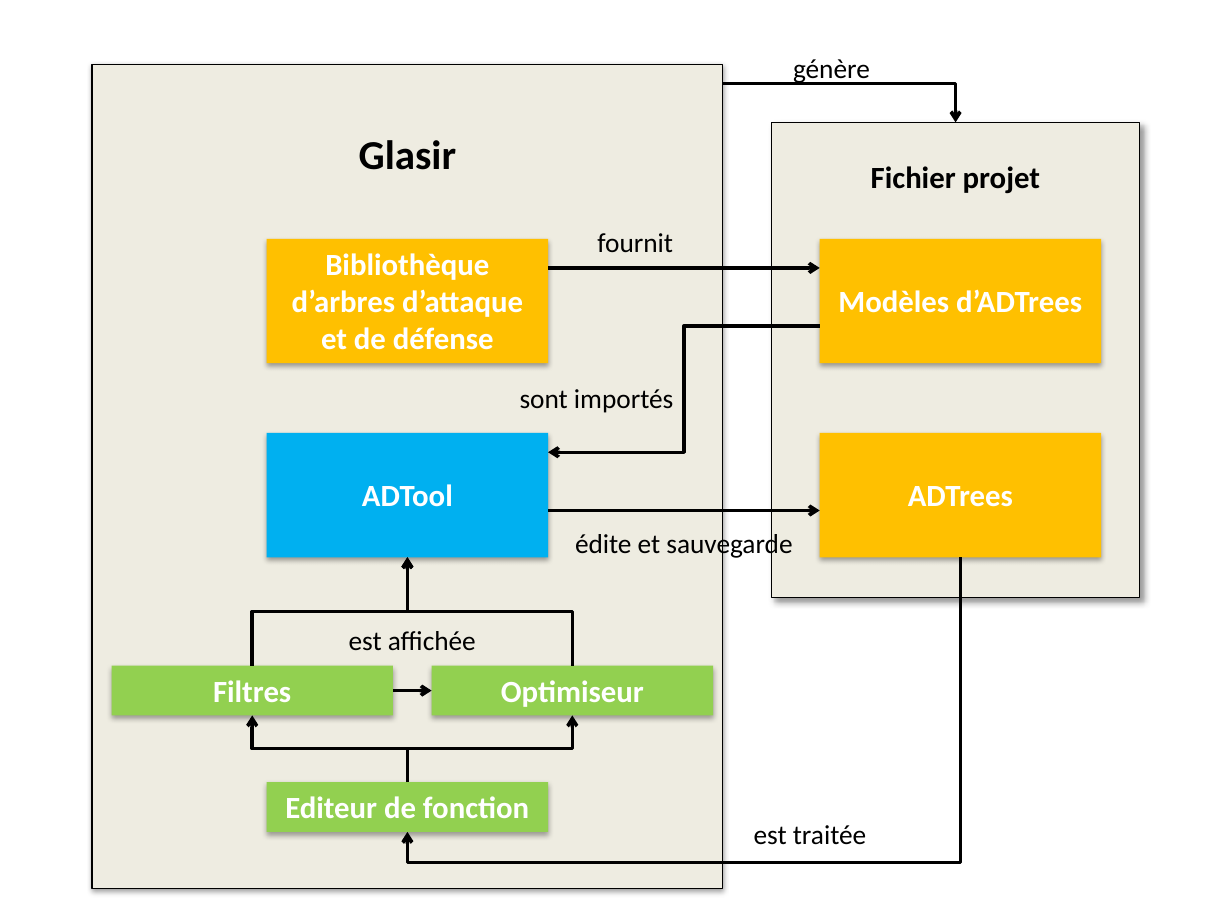
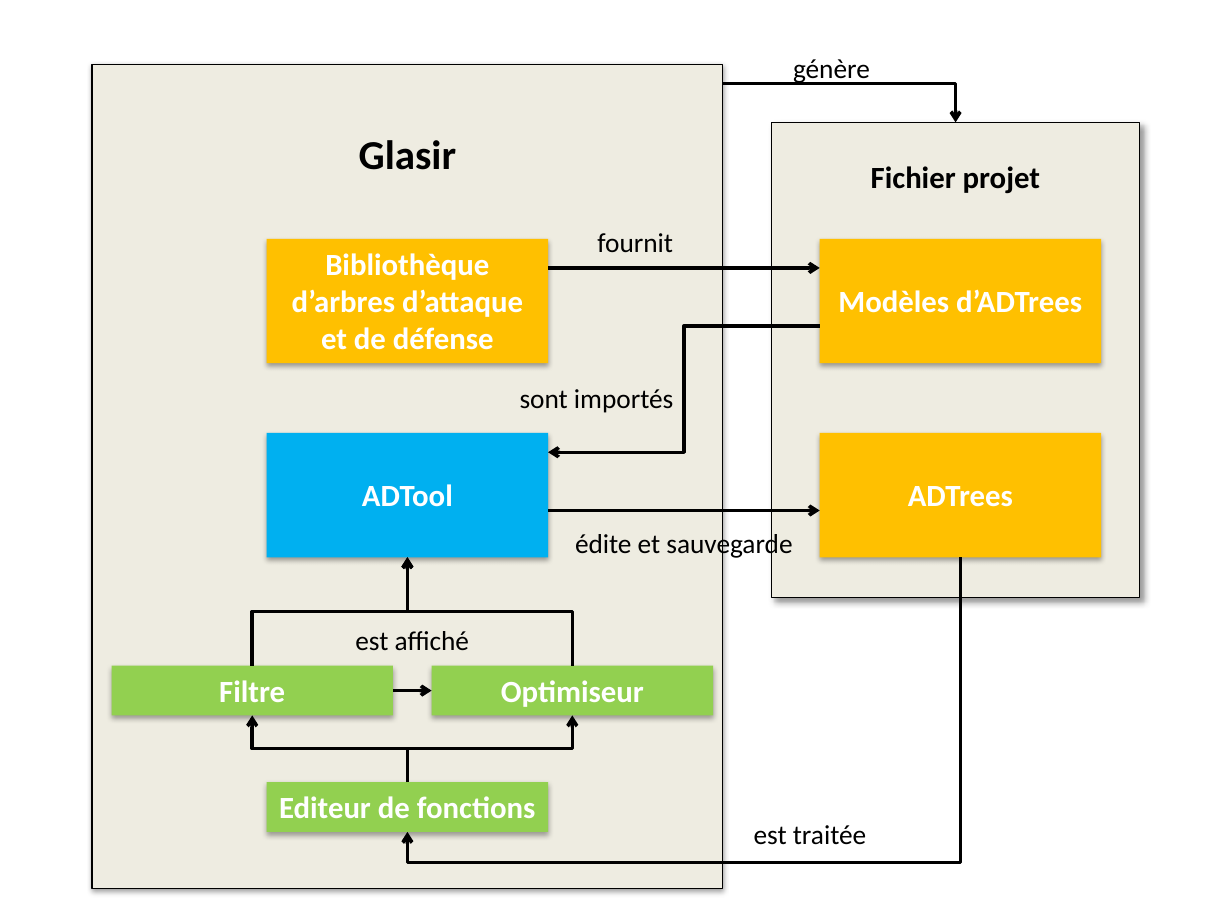
Before and after one commit to HKervadec/korrigolo, a slide deck: slide 1 of reports/2 - specification/figure/archiGlasir.pptx. Drawn at 1232x924 pixels with LibreOffice and Linux fonts; fonts in the diff are those of the drawing. Boxes give left, top, right and bottom in pixels: in the first picture for what was removed or moved away, otherwise in the second. Text is boxed around its words. In the diff, an @@ line names an element or a change of style, - is before the commit and + after.

```diff
--- a/reports/2 - specification/figure/archiGlasir.pptx
+++ b/reports/2 - specification/figure/archiGlasir.pptx
@@ text at (355, 631, 469, 651): text changed @@
-est affichée
+est affiché
@@ text in rectangle at (219, 680, 285, 702): text changed @@
-Filtres
+Filtre
@@ text in rectangle at (279, 796, 536, 818): text changed @@
-Editeur de fonction
+Editeur de fonctions
```
Also in this commit, not shown: 4 other files.
